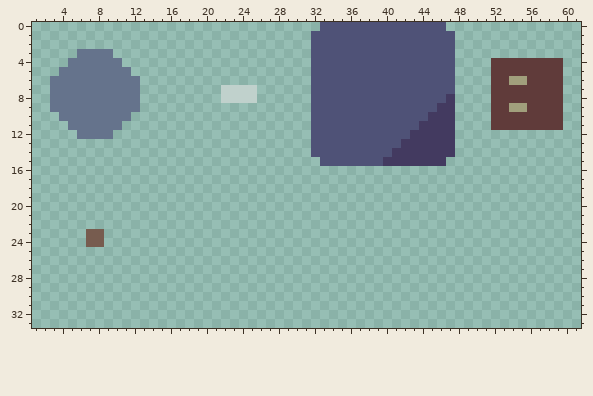
One commit to this pixel-art file: assets/textures/ss.aseprite. The first picture shows the starting point.
64x64 pixels, 1 frame. Shown: x 1..61, y 0..33.
After:
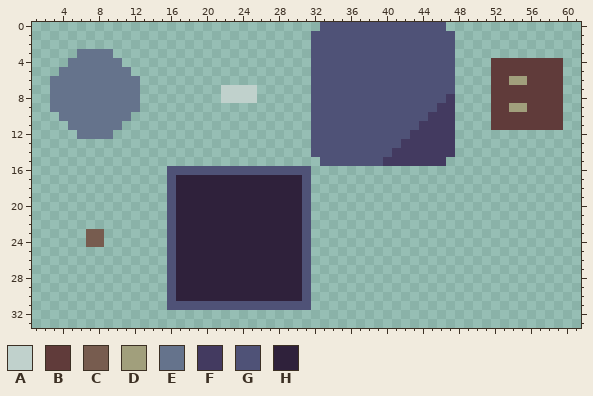
Palette (. is transparent): A #c0d1cc  B #603b3a  C #775c4f  D #a19f7c  E #65738c  F #433a60  G #4f5277  H #2f213b
What changed:
Changed rows in their new state; - is an unchanged pixel.
first column x 16:
16 GGGGGGGGGGGGGGGG
17 GHHHHHHHHHHHHHHG
18 GHHHHHHHHHHHHHHG
19 GHHHHHHHHHHHHHHG
20 GHHHHHHHHHHHHHHG
21 GHHHHHHHHHHHHHHG
22 GHHHHHHHHHHHHHHG
23 GHHHHHHHHHHHHHHG
24 GHHHHHHHHHHHHHHG
25 GHHHHHHHHHHHHHHG
26 GHHHHHHHHHHHHHHG
27 GHHHHHHHHHHHHHHG
28 GHHHHHHHHHHHHHHG
29 GHHHHHHHHHHHHHHG
30 GHHHHHHHHHHHHHHG
31 GGGGGGGGGGGGGGGG
Changed places in both pictures, as pixel boxes (x1, y1, x2, y2):
added: (167, 166, 311, 310)
